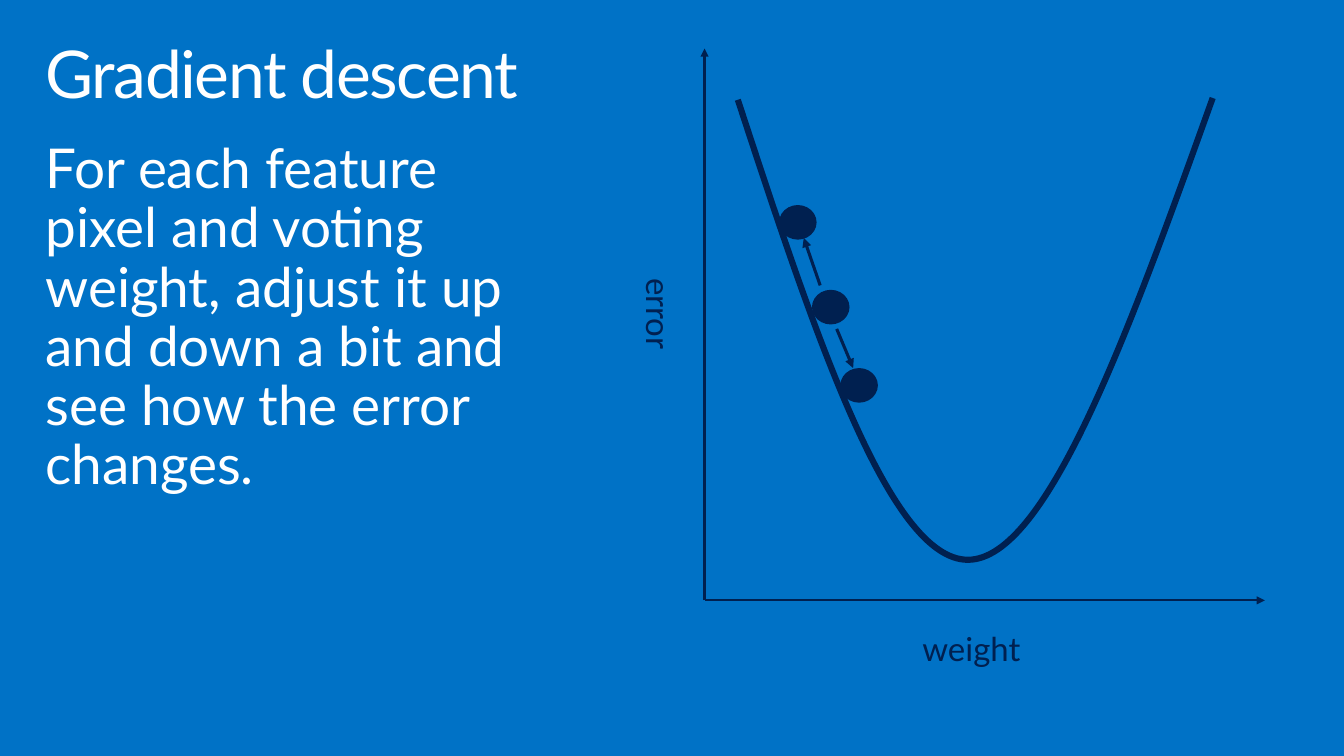
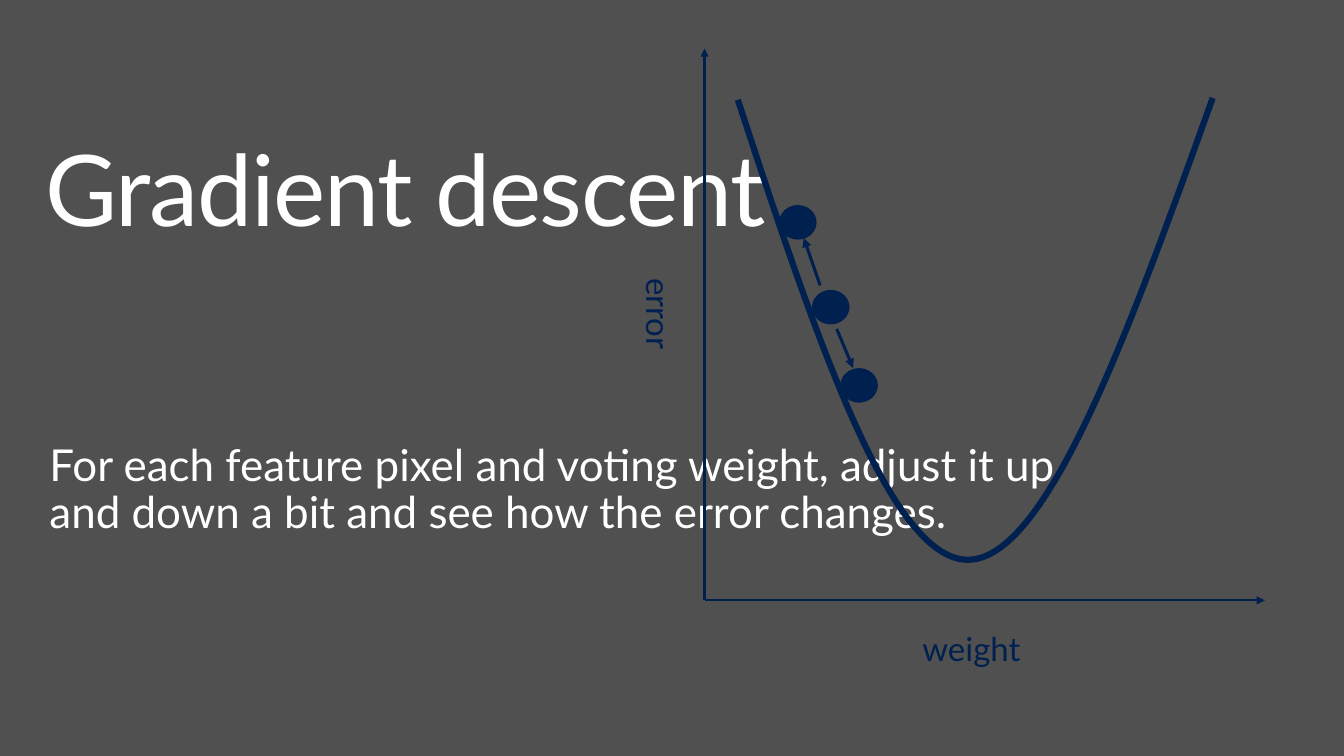
Before and after one commit to bienhuynh/KTTTNT, a slide deck: slide 79 of Nhan dang chu viet tay/Final/Docs/Thuật toán mạng CNN.pptx. Drawn at 1344x756 pixels with LibreOffice and Linux fonts; fonts in the diff are those of the drawing; background and template pictures are left out. Boxes give left, top, right and bottom in pixels: in the first picture for what was removed or moved away, otherwise in the second. Text is boxed around its words. In the diff, an @@ line names an element or a change of style, - is before the commit and + after.

```diff
--- a/Nhan dang chu viet tay/Final/Docs/Thuật toán mạng CNN.pptx
+++ b/Nhan dang chu viet tay/Final/Docs/Thuật toán mạng CNN.pptx
@@ background #0072C6 to picture (left out) @@
@@ title "Gradient descent": place and size @@
-title "Gradient descent" at <box>45,49,518,99</box>
+title "Gradient descent" at <box>45,140,765,245</box>
@@ title "Gradient descent" at <box>45,140,765,245</box>: size 48 to 72 pt @@
@@ text "For each feature pixel and ...": place and size @@
-text "For each feature pixel and ..." at <box>45,147,505,426</box>
+text "For each feature pixel and ..." at <box>49,443,1054,537</box>
@@ text "For each feature pixel and ..." at <box>49,443,1054,537</box>: size 40 to 32 pt; less space between paragraphs @@
```
Also in this commit, not shown: 90 other slides changed, 1 slide added, 1 slide removed, 10 other files.
